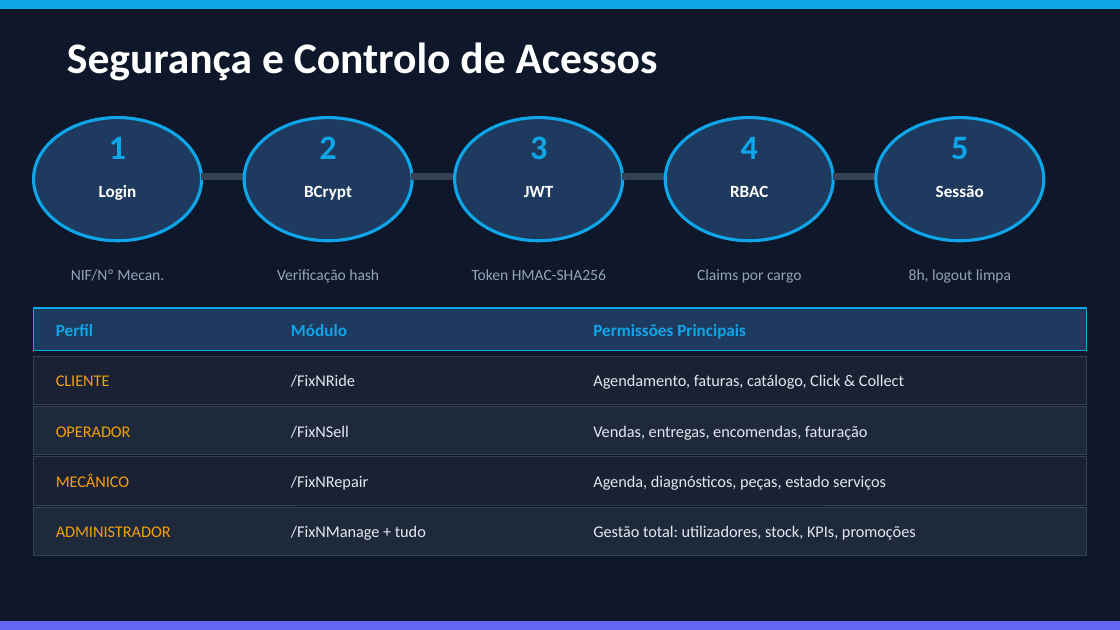
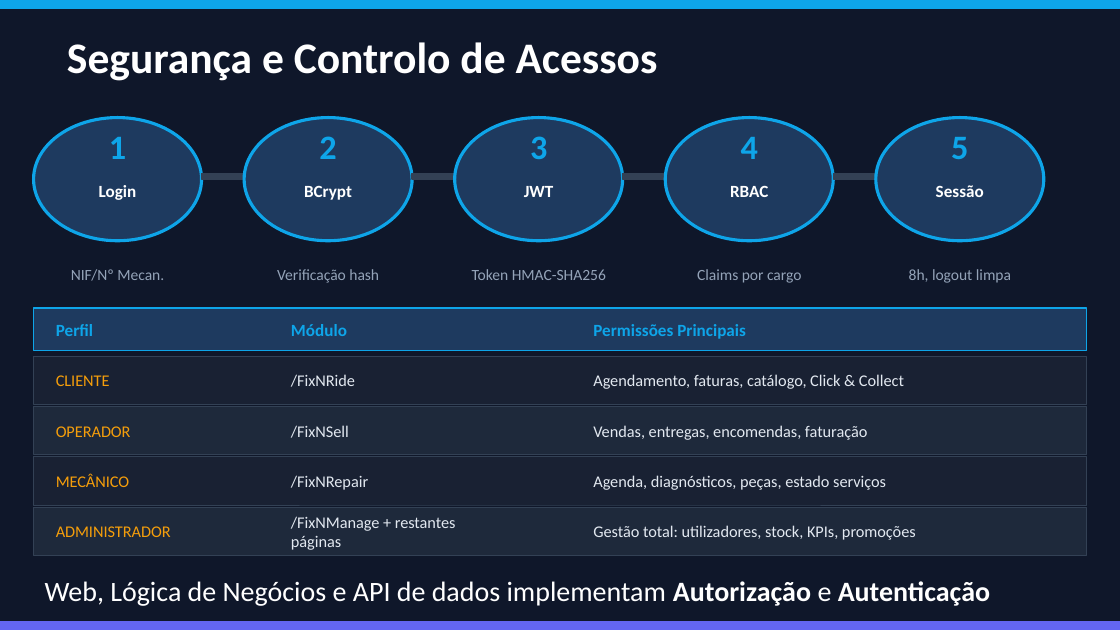
Before and after one commit to Diogoesteves11/LI4, a slide deck: slide 12 of FixNPresent_v2 .pptx (slide 8 before the commit). Drawn at 1120x630 pixels with LibreOffice and Linux fonts; fonts in the diff are those of the drawing. Boxes give left, top, right and bottom in pixels: in the first picture for what was removed or moved away, otherwise in the second. Text is boxed around its words. In the diff, an @@ line names an element or a change of style, - is before the commit and + after.

```diff
--- a/FixNPresent_v2 .pptx
+++ b/FixNPresent_v2 .pptx
@@ text at bbox=[291, 516, 456, 550]: text changed @@
-/FixNManage + tudo
+/FixNManage + restantes páginas
@@ text added at bbox=[45, 581, 990, 606], 18 pt, text #FFFFFF @@
+Web, Lógica de Negócios e API de dados implementam Autorização e Autenticação
```
Also in this commit, not shown: 9 other slides changed, 4 slides added.
